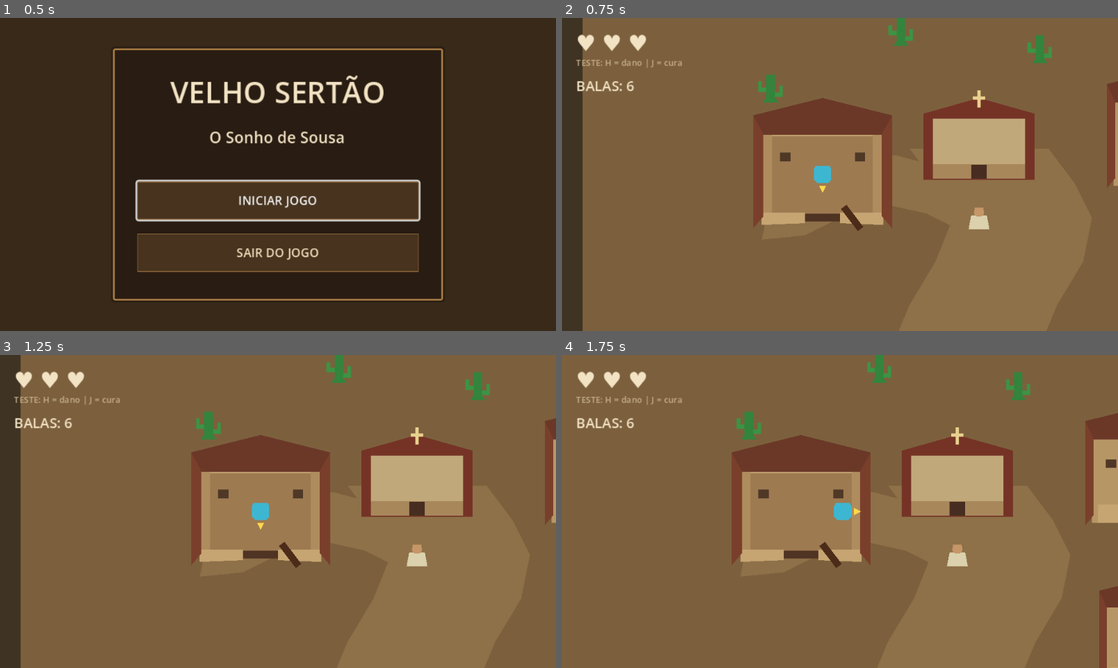
Above: before the commit, frames 1-4 (two rows, left to right).
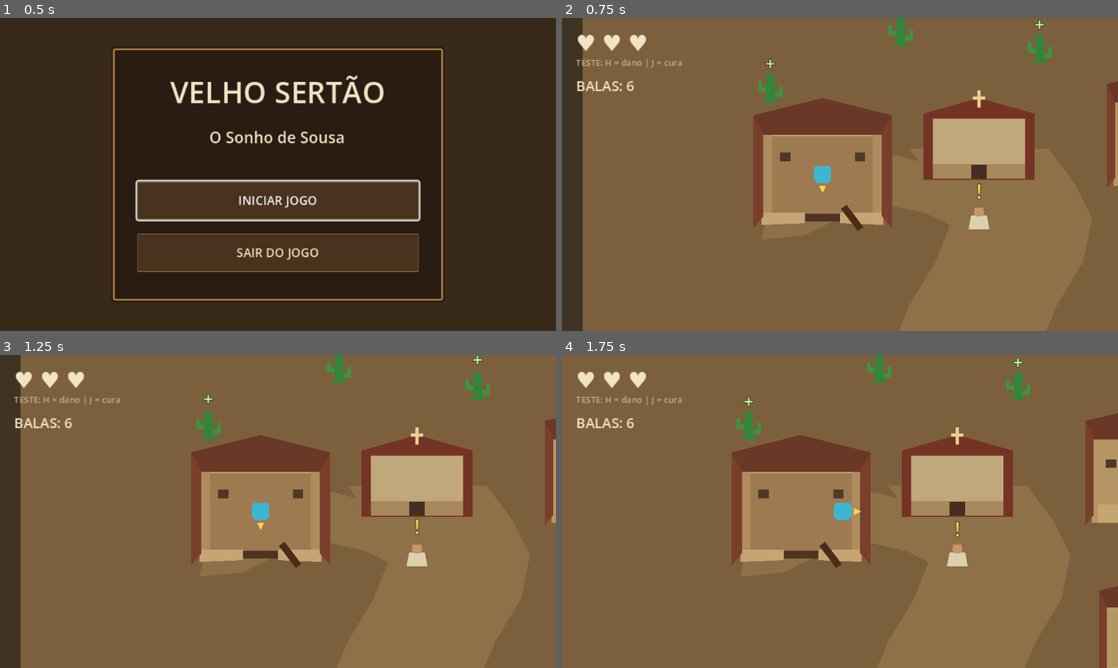
Above: after the commit, the same moments.

Repository: Inocencio-Ferraz/Velho-Sertao
Game: Godot game, scene res://scenes/menu/main_menu.tscn
The game is run twice, just before and just after one commit, with the same random seed, the same clock (stepped at 60 frames per second) and the same inputs.
Inputs (mouse positions are in pixels of both pictures, inside the frame that each line leads up to):
- Up to frame 1 (0.5 s): no input
- Up to frame 2 (0.75 s): click "INICIAR JOGO" at 0.5 s
- Up to frame 3 (1.25 s): no input
- Up to frame 4 (1.75 s): move the mouse to (962, 495) at 1.27 s; hold D (move_right) from 1.28 s (still down); hold E (interact) from 1.28 s (still down)

Frame 1 is identical in both runs. In frame 2, less than 0.1% of the frame differs, in the area x 36-87%, y 0-58%; in frame 3, less than 0.1%; in frame 4, less than 0.1%, in the area x 32-83%, y 0-59%.

Commit message:
Improve visual feedback and dinosaur presentation

Diff:
--- a/scenes/enemies/dinosaur.tscn
+++ b/scenes/enemies/dinosaur.tscn
@@ -26,6 +26,7 @@
 ammo_reward = 2
 
 [node name="Visual" type="Polygon2D" parent="."]
+scale = Vector2(1.28, 1.28)
 color = Color(0.34, 0.52, 0.25, 1)
 polygon = PackedVector2Array(-8, -13, -6, -19, 0, -23, 6, -19, 8, -13, 13, -7, 13, 6, 8, 12, 6, 19, 2, 15, 0, 10, -2, 15, -6, 19, -8, 12, -13, 6, -13, -7)
 
--- a/scenes/environment/cactus.tscn
+++ b/scenes/environment/cactus.tscn
@@ -24,5 +24,17 @@
 color = Color(0.24, 0.58, 0.27, 1)
 polygon = PackedVector2Array(5, 1, 10, 1, 10, -7, 14, -7, 14, 6, 5, 6)
 
+[node name="HealMark" type="Label" parent="."]
+position = Vector2(-8, -46)
+custom_minimum_size = Vector2(16, 22)
+mouse_filter = 2
+theme_override_colors/font_color = Color(0.78, 1, 0.61, 1)
+theme_override_colors/font_outline_color = Color(0.08, 0.17, 0.08, 1)
+theme_override_constants/outline_size = 3
+theme_override_font_sizes/font_size = 20
+text = "+"
+horizontal_alignment = 1
+vertical_alignment = 1
+
 [node name="CollisionShape2D" type="CollisionShape2D" parent="."]
 shape = SubResource("CircleShape2D_interaction")
--- a/scenes/npc/priest.tscn
+++ b/scenes/npc/priest.tscn
@@ -23,6 +23,18 @@
 color = Color(0.78, 0.59, 0.4, 1)
 polygon = PackedVector2Array(-5, -12, 5, -12, 6, -5, 3, -2, -3, -2, -6, -5)
 
+[node name="AttentionMark" type="Label" parent="."]
+position = Vector2(-9, -46)
+custom_minimum_size = Vector2(18, 26)
+mouse_filter = 2
+theme_override_colors/font_color = Color(1, 0.83, 0.35, 1)
+theme_override_colors/font_outline_color = Color(0.16, 0.1, 0.05, 1)
+theme_override_constants/outline_size = 3
+theme_override_font_sizes/font_size = 23
+text = "!"
+horizontal_alignment = 1
+vertical_alignment = 1
+
 [node name="CollisionShape2D" type="CollisionShape2D" parent="."]
 shape = SubResource("CircleShape2D_priest")
 
--- a/scripts/environment/cactus.gd
+++ b/scripts/environment/cactus.gd
@@ -1,6 +1,7 @@
 extends Area2D
 
 @onready var visual: Node2D = $Visual
+@onready var heal_mark: Label = $HealMark
 
 var _player_in_range: CharacterBody2D
 var _used: bool = false
@@ -8,6 +9,9 @@
 func _ready() -> void:
 	body_entered.connect(_on_body_entered)
 	body_exited.connect(_on_body_exited)
+	var float_tween := create_tween().set_loops()
+	float_tween.tween_property(heal_mark, "position:y", -49.0, 0.6).set_trans(Tween.TRANS_SINE).set_ease(Tween.EASE_IN_OUT)
+	float_tween.tween_property(heal_mark, "position:y", -46.0, 0.6).set_trans(Tween.TRANS_SINE).set_ease(Tween.EASE_IN_OUT)
 
 func interact(player: Node2D) -> void:
 	if _used or not is_instance_valid(_player_in_range) or player != _player_in_range:
@@ -28,6 +32,7 @@
 	monitoring = false
 	monitorable = false
 	visual.visible = false
+	heal_mark.visible = false
 	queue_free()
 
 func _on_body_entered(body: Node2D) -> void:
--- a/scripts/environment/well.gd
+++ b/scripts/environment/well.gd
@@ -29,6 +29,9 @@
 var _ending_sequence_started: bool = false
 
 func _ready() -> void:
+	if starts_dream_ending:
+		water_visual.visible = true
+
 	$InteractionArea.body_entered.connect(_on_body_entered)
 	$InteractionArea.body_exited.connect(_on_body_exited)
 	dialogue_box.connect("dialogue_completed", _on_dialogue_completed)
@@ -127,7 +130,6 @@
 
 	if starts_dream_ending:
 		dry_visual.color = Color(0.17, 0.37, 0.4, 1.0)
-		water_visual.visible = true
 		water_visual.scale = Vector2(0.82, 0.82)
 		var water_tween := create_tween().set_loops(4)
 		water_tween.tween_property(water_visual, "scale", Vector2(1.08, 1.08), 0.24)
--- a/scripts/npc/priest.gd
+++ b/scripts/npc/priest.gd
@@ -5,6 +5,7 @@
 
 @onready var dialogue_box: Node = get_node(dialogue_box_path)
 @onready var story_progress: Node = get_node(story_progress_path)
+@onready var attention_mark: Label = $AttentionMark
 
 var _player_in_range: CharacterBody2D
 
@@ -12,6 +13,9 @@
 	$InteractionArea.body_entered.connect(_on_body_entered)
 	$InteractionArea.body_exited.connect(_on_body_exited)
 	dialogue_box.connect("dialogue_completed", _on_dialogue_completed)
+	var float_tween := create_tween().set_loops()
+	float_tween.tween_property(attention_mark, "position:y", -50.0, 0.55).set_trans(Tween.TRANS_SINE).set_ease(Tween.EASE_IN_OUT)
+	float_tween.tween_property(attention_mark, "position:y", -46.0, 0.55).set_trans(Tween.TRANS_SINE).set_ease(Tween.EASE_IN_OUT)
 
 func interact(player: Node2D) -> void:
 	if not is_instance_valid(_player_in_range) or player != _player_in_range:
